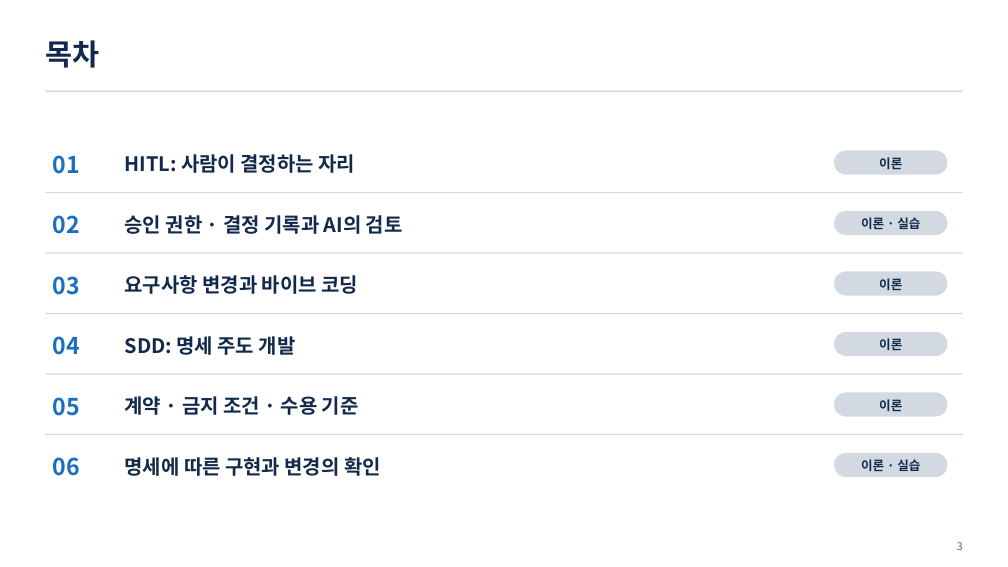
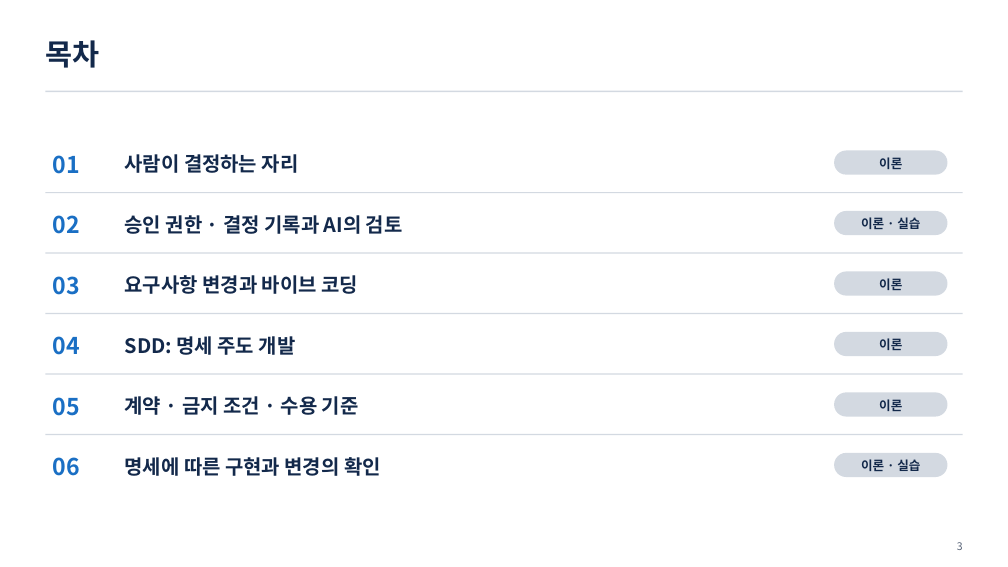
Before and after one commit to uengine-oss/hyd-iot-edu, a slide deck: slide 3 of workspace/강의제작/산출물/통합반/이론/07회차/통합반_07일차.pptx. Drawn at 1008x567 pixels with LibreOffice and Linux fonts; fonts in the diff are those of the drawing. Boxes give left, top, right and bottom in pixels: in the first picture for what was removed or moved away, otherwise in the second. Text is boxed around its words. In the diff, an @@ line names an element or a change of style, - is before the commit and + after.

```diff
--- a/workspace/강의제작/산출물/통합반/이론/07회차/통합반_07일차.pptx
+++ b/workspace/강의제작/산출물/통합반/이론/07회차/통합반_07일차.pptx
@@ text at [125, 154, 299, 173]: text changed @@
-HITL: 사람이 결정하는 자리
+사람이 결정하는 자리
```
Also in this commit, not shown: 12 other slides changed, 29 other files.
